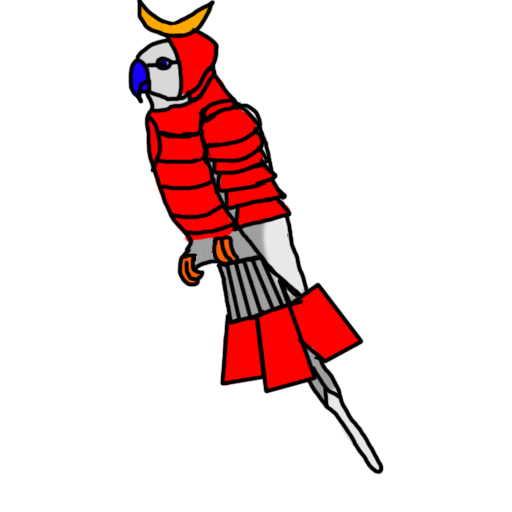
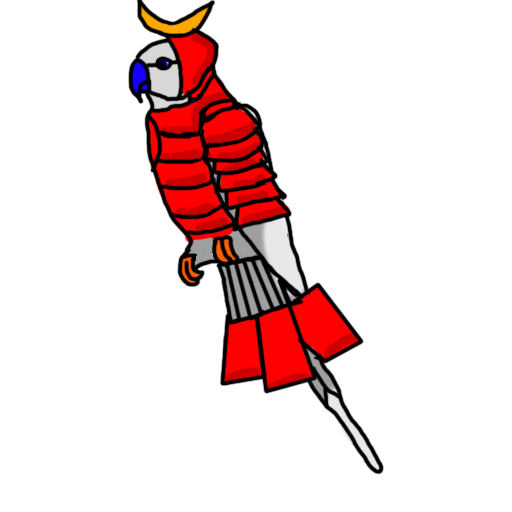
Revision of a layered (512, 512) image; what changed, layer by layer:
painted on "Layer 1" over [159, 33, 357, 389]
